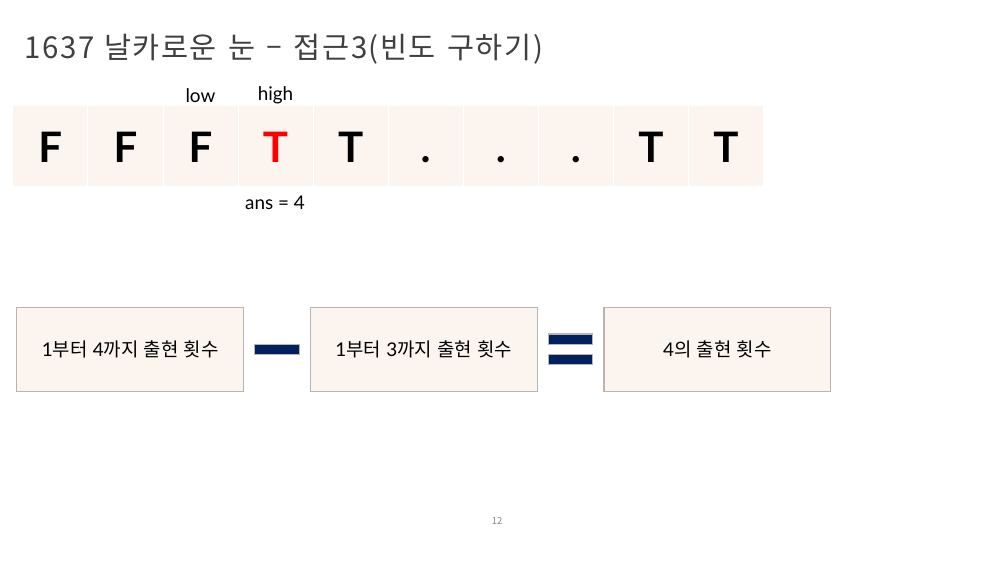
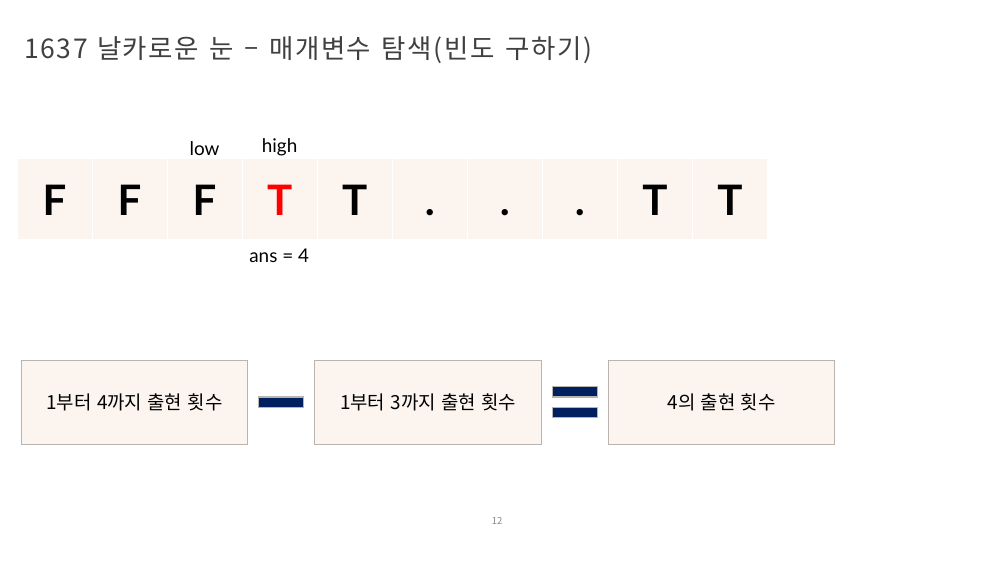
Before and after one commit to Iron-Hee/AlgorithmStudy, a slide deck: slide 12 of 이분 탐색_매개변수 탐색_발표자료.pptx. Drawn at 1008x567 pixels with LibreOffice and Linux fonts; fonts in the diff are those of the drawing; background and template pictures are left out. Boxes give left, top, right and bottom in pixels: in the first picture for what was removed or moved away, otherwise in the second. Text is boxed around its words. In the diff, an @@ line names an element or a change of style, - is before the commit and + after.

Commit message:
1637 날카로운 눈 코드 수정

```diff
--- a/이분 탐색_매개변수 탐색_발표자료.pptx
+++ b/이분 탐색_매개변수 탐색_발표자료.pptx
@@ title at [25,36,592,63]: text changed; size 28 to 25.2 pt @@
-1637 날카로운 눈 – 접근3(빈도 구하기)
+1637 날카로운 눈 – 매개변수 탐색(빈도 구하기)
@@ table: place and size @@
-table at [13,106,761,188]
+table at [17,158,765,240]
@@ text "ans = 4": place and size @@
-text "ans = 4" at [245,195,305,209]
+text "ans = 4" at [249,248,309,262]
@@ font Lato to Noto Sans CJK KR in 3 elements at [608,360,835,444], [315,360,541,444], [21,360,248,444] @@
@@ 6 rectangles, 2 texts: place and size @@
-6 rectangles, 2 texts at [17,86,831,391]
+6 rectangles, 2 texts at [21,138,835,444]
```
Also in this commit, not shown: 8 other slides changed, 3 slides added, 1 slide removed, 1 other file.
